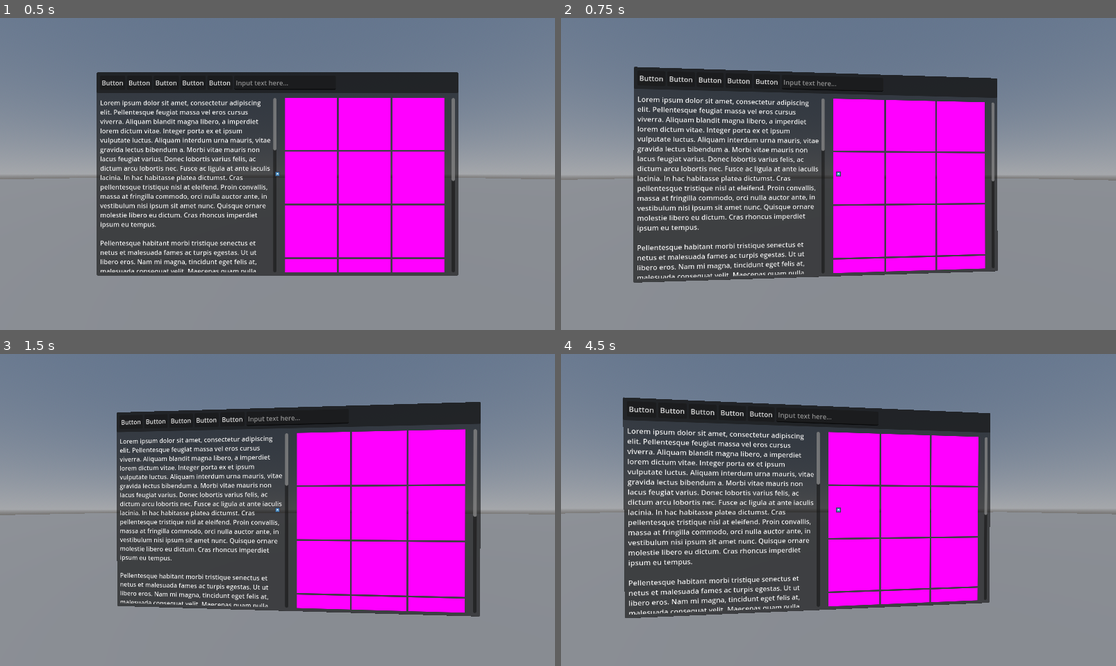
Above: before the commit, frames 1-4 (two rows, left to right).
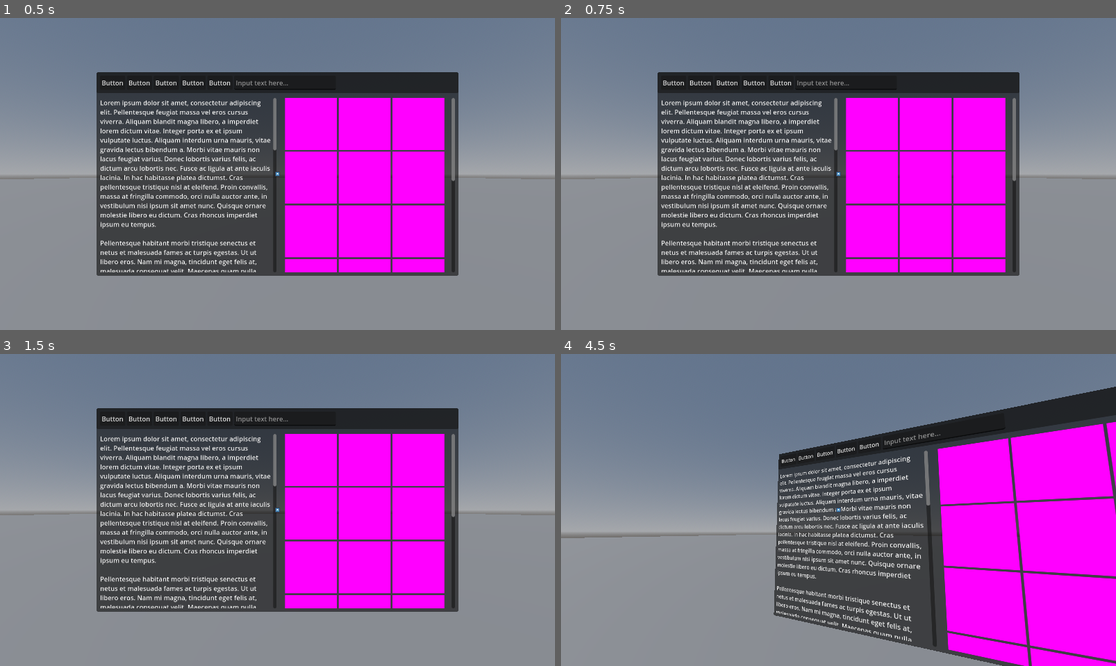
Above: after the commit, the same moments.

Repository: Decapitated/3D-Hud
Game: Godot game, scene res://scenes/test.tscn
Two runs of this game, one before a commit and one after it. Both use one fixed random seed, a clock stepped at 60 frames per second and the inputs below. The project has no main scene, so this scene is started directly. The engine's default icon, where the game draws it, is replaced by a stand-in: a white triangle on a blue panel in a dark square.
Inputs (mouse positions are in pixels of both pictures, inside the frame that each line leads up to):
- Up to frame 1 (0.5 s): no input
- Up to frame 2 (0.75 s): tap Enter at 0.5 s; move the mouse to (866, 174) at 0.52 s
- Up to frame 3 (1.5 s): tap Space at 1.25 s; move the mouse to (249, 510) at 1.27 s
- Up to frame 4 (4.5 s): tap Enter at 2, 3.5 s; move the mouse to (849, 503) at 2.02 s; tap Space at 2.75, 4.25 s; move the mouse to (832, 516) at 2.77 s; move the mouse to (877, 513) at 3.52 s; tap Escape at 4.15 s; move the mouse to (672, 463) at 4.27 s; click (672, 463) at 4.42 s

Frame 1 is identical in both runs. In frame 2, 17% of the frame differs, in the area x 0-100%, y 15-85%; in frame 3, 17%; in frame 4, 59%, in the area x 0-100%, y 10-100%.

Commit message:
Improve/Fix camera pivot

Diff:
--- a/scripts/camera_pivot.gd
+++ b/scripts/camera_pivot.gd
@@ -2,8 +2,10 @@
 
 @onready var camera: Camera3D = $Camera3D
 
-func _ready():
-    Input.mouse_mode = Input.MOUSE_MODE_CAPTURED
+var is_escaped := false
+
+func _process(_delta):
+    Input.mouse_mode = Input.MOUSE_MODE_CAPTURED if is_escaped else Input.MOUSE_MODE_VISIBLE
 
 func _unhandled_input(event):
     if event is InputEventMouseMotion:
@@ -12,7 +14,4 @@
             camera.rotate_x(-event.relative.y * 0.001)
     elif event is InputEventKey:
         if event.pressed and event.keycode == KEY_ESCAPE:
-            if Input.mouse_mode == Input.MOUSE_MODE_CAPTURED:
-                Input.mouse_mode = Input.MOUSE_MODE_VISIBLE
-            else:
-                Input.mouse_mode = Input.MOUSE_MODE_CAPTURED
+            is_escaped = !is_escaped
